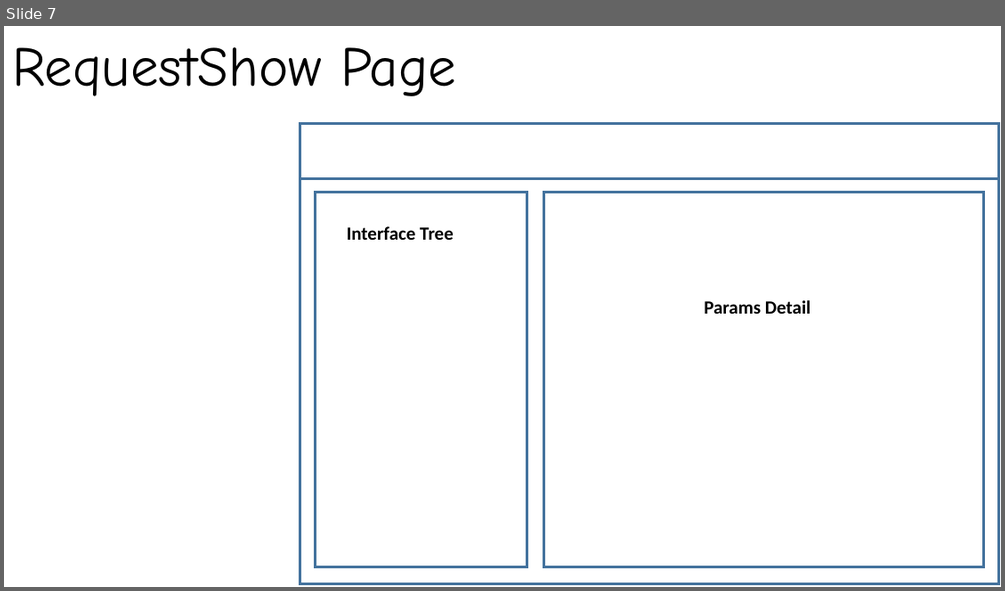
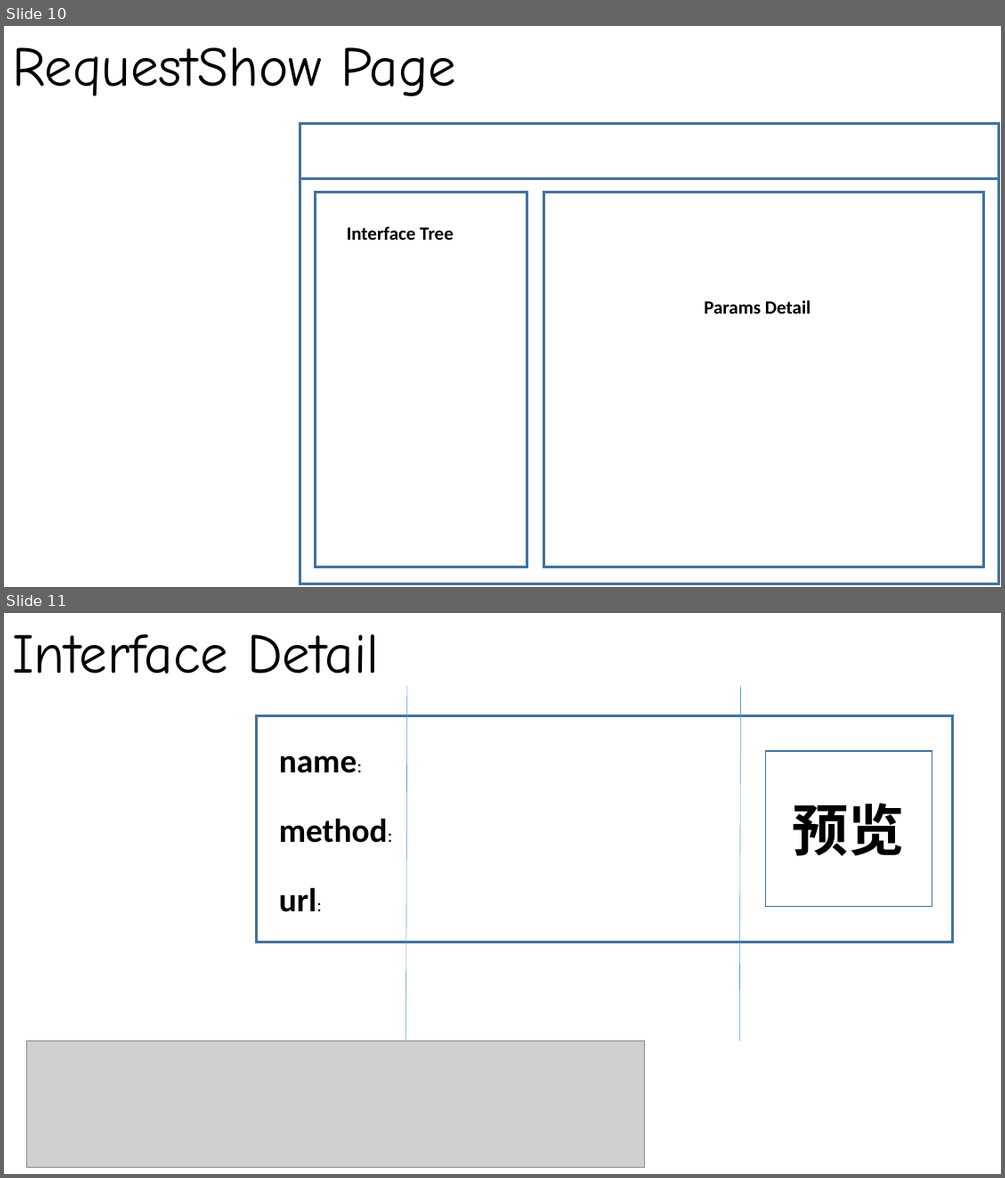
Before and after one commit to ZhishengZhao/nodeRap, a slide deck: design.pptx. Shown one above the other, each under a label of ours: slide 7 before the commit, slides 10 and 11 after it. The pictures are 1005x591 and 1005x1178 pixels, drawn with LibreOffice and Linux fonts; fonts in the diff are those of the drawing; grey boxes stand for pictures. Boxes give left, top, right and bottom in pixels: in the first picture for what was removed or moved away, otherwise in the second. Text is boxed around its words. In the diff, an @@ line names an element or a change of style, - is before the commit and + after.

```diff
--- a/design.pptx
+++ b/design.pptx
@@ slide 11 added at (4, 613, 1001, 1174), background #FFFFFF @@
@@ text added at (12, 634, 379, 674), 54 pt, text #000000 @@
+Interface Detail
@@ group added at (256, 686, 952, 1041): 4 texts, 2 rectangles, 2 lines @@
+name:
+method:
+url:
+预览
@@ picture added at (26, 1041, 645, 1167) @@
@@ what was slide 7 is now slide 10 @@
```
Also in this commit, not shown: 1 slide changed, 3 other slides added, 3 other files.
